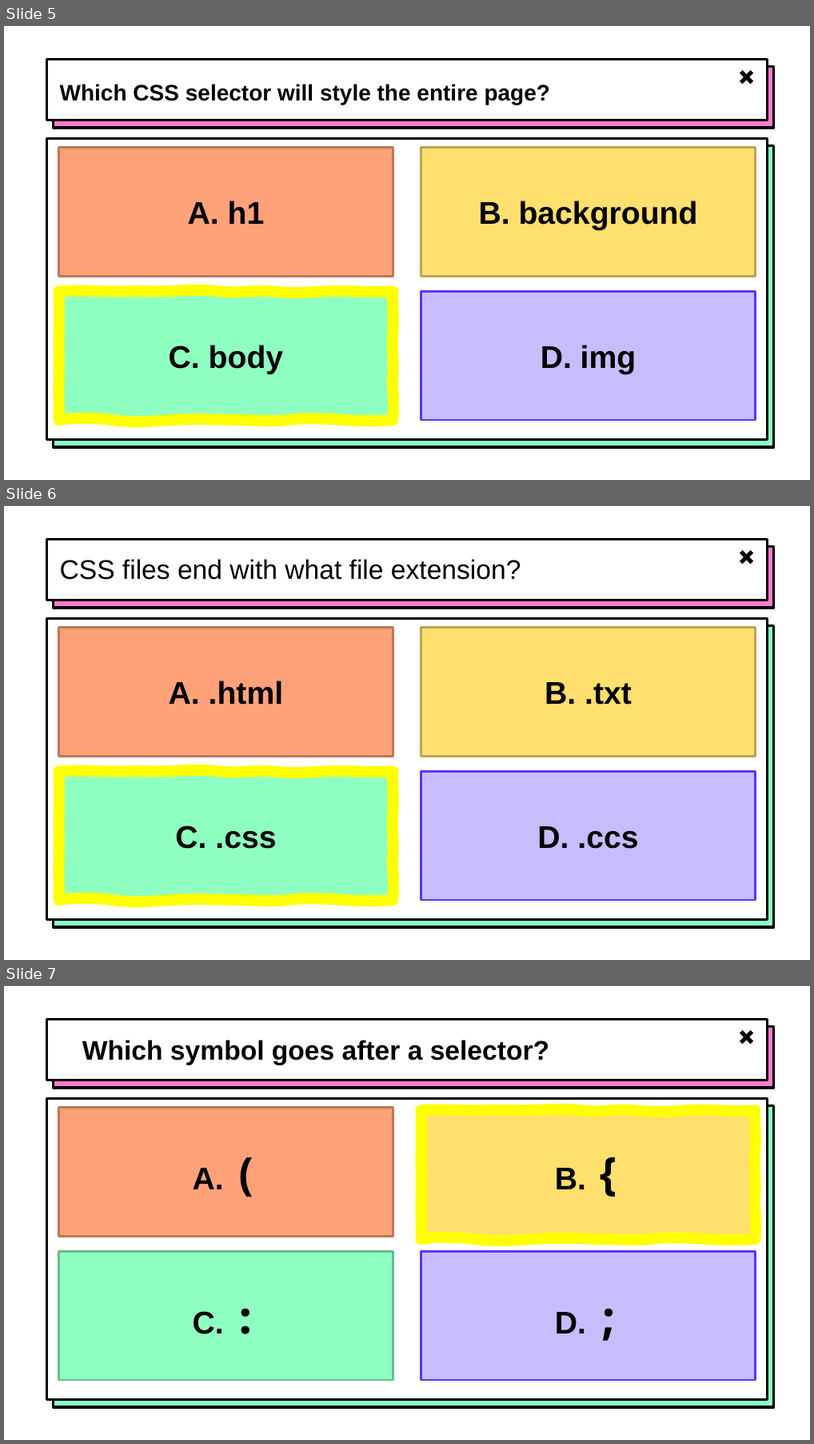
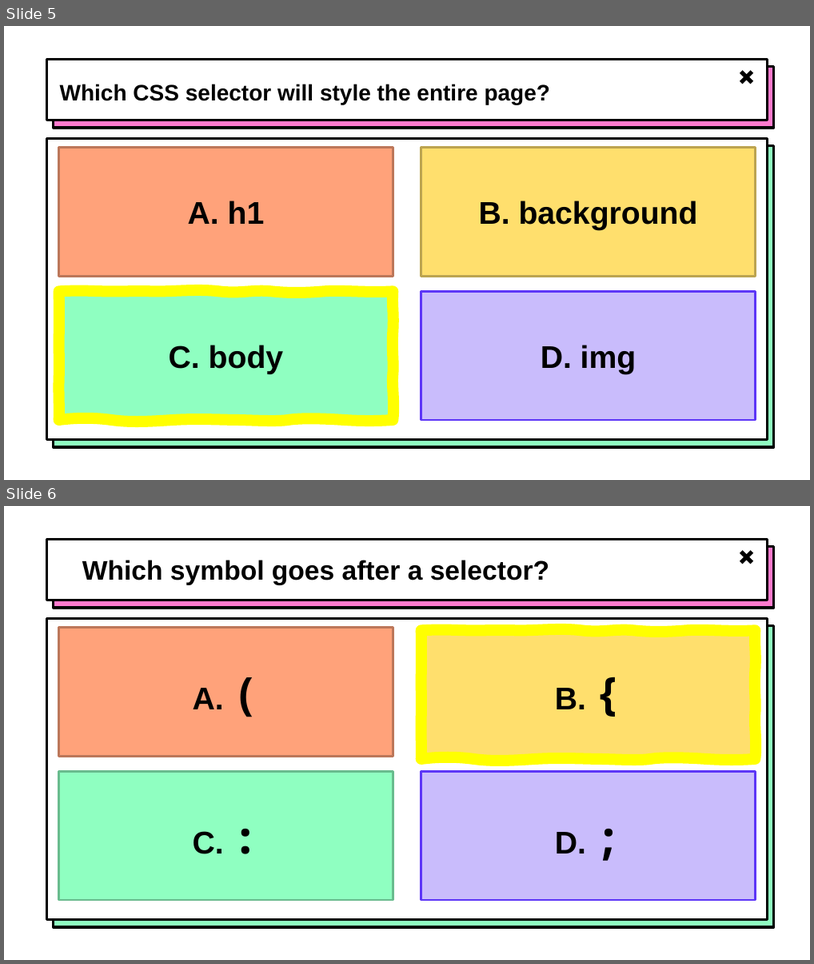
Before and after one commit to hylandtechoutreach/ucs, a slide deck: MoreCss/CssReview.pptx. Shown one above the other, each under a label of ours: slides 5, 6 and 7 before the commit, slides 5 and 6 after it. The pictures are 814x1444 and 814x964 pixels, drawn with LibreOffice and Linux fonts; fonts in the diff are those of the drawing; background and template pictures are left out. Boxes give left, top, right and bottom in pixels: in the first picture for what was removed or moved away, otherwise in the second. Text is boxed around its words. In the diff, an @@ line names an element or a change of style, - is before the commit and + after.

Commit message:
css class review style element

```diff
--- a/MoreCss/CssReview.pptx
+++ b/MoreCss/CssReview.pptx
@@ slide 6 removed at bbox=[4, 506, 810, 960], background picture (left out); not listed: 5 template elements that a slide beside it also shows @@
@@ title removed at bbox=[60, 559, 522, 580] @@
-CSS files end with what file extension?
@@ rectangle removed at bbox=[59, 628, 393, 756] @@
-A. .html
@@ rectangle removed at bbox=[422, 628, 755, 756] @@
-B. .txt
@@ rectangle removed at bbox=[59, 772, 393, 900] @@
-C. .css
@@ freeform shape removed at bbox=[59, 772, 393, 900] @@
@@ rectangle removed at bbox=[422, 772, 755, 900] @@
-D. .ccs
@@ what was slide 7 is now slide 6 @@
```
